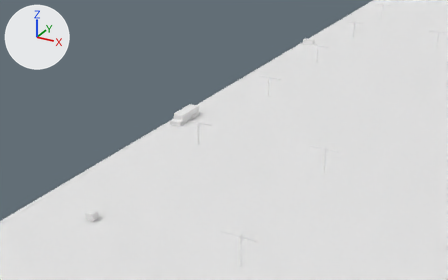
A saved change to the OBJ model public/res/models/levelone.obj.
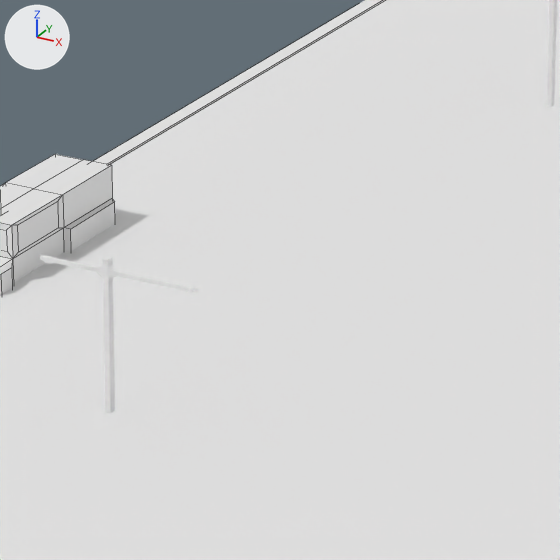
Old and new are each drawn from a 50 mm lens placed at (14.23, -17.48, 15.63), pointed at (-4.93, 17.36, -1.79) and again close up on the part from 40% to 60% of the width and 28% to 60% of the height. Every picture has the same lights, and +X, +Y and +Z are marked at upper left. The close-ups show mesh edges as thin lines. Where no turn or scale is listed for an object, it has been applied to the vertices.

The older version as bpy lines, for what is in view:
```python
me_bus_cube_027 = bpy.data.meshes.new('bus_Cube.027')
me_bus_cube_027.from_pydata(...)  # 62 vertices, 60 faces; spans x -7.45..-6.6, y 14.43..16.91, z -0.19..0.58
me_bus_cube_027.materials.append(mat_none)  # white #e7e7e7
me_floor_cube_002 = bpy.data.meshes.new('floor_Cube.002')
me_floor_cube_002.from_pydata(...)  # 16 vertices, 14 faces; spans x -7.8..29.8, y -19.5..80.6, z -0.8..-0.1
me_floor_cube_002.materials.append(mat_none)  # white #e7e7e7
me_lamps_001_cube_023 = bpy.data.meshes.new('lamps.001_Cube.023')
me_lamps_001_cube_023.from_pydata(...)  # 616 vertices, 602 faces; spans x -4.8..-3.1, y -17.9..53.1, z -0.2..1.5
me_lamps_001_cube_023.materials.append(mat_none)  # white #e7e7e7
ob_bus_cube_027 = bpy.data.objects.new('bus_Cube.027', me_bus_cube_027)
ob_bus_cube_027.location = (0.0, 0.0, 0.0)
ob_floor_cube_002 = bpy.data.objects.new('floor_Cube.002', me_floor_cube_002)
ob_floor_cube_002.location = (0.0, 0.0, 0.0)
ob_lamps_001_cube_023 = bpy.data.objects.new('lamps.001_Cube.023', me_lamps_001_cube_023)
ob_lamps_001_cube_023.location = (0.0, 0.0, 0.0)
```
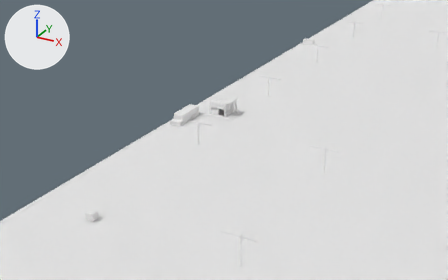
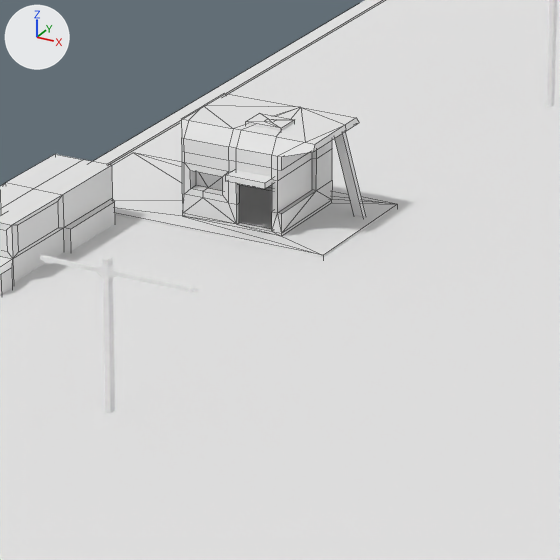
Where the change shows, as pixel boxes (x1, y1, x2, y2) in the close-ups (560 x 560 px):
'store.001_Cube.016', added
    after: (112, 93, 397, 257)

What the commit changed:
Mesh me_store_001_cube_016 is new.
It has 136 vertices, 143 faces and spans x -7.54..-4.14, y 17.09..18.83, z -0.21..1.06.
It uses material mat_none (white #e7e7e7).
Object 'store.001_Cube.016' (ob_store_001_cube_016) is new; it shows me_store_001_cube_016.
Its location is (0.0, 0.0, 0.0).
